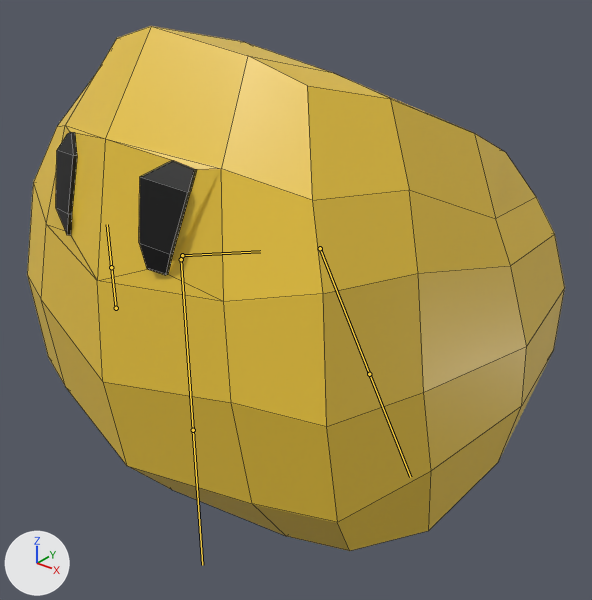
A saved change to the FBX model Assets/Prefabs/Models/SurvivorBlob.fbx.
Both versions are drawn from a camera (50 mm lens) standing at (1.093, -1.373, 1.201) and looking at (0.071, -0.095, 0.409). The lights are fixed; the arrows at lower left show +X, +Y and +Z. Both versions are drawn at frame 45 of the action 'Armature|Idle'; the numbers are the values there. The bones that bend it are drawn over the model as lines. Mesh edges are drawn as thin lines.
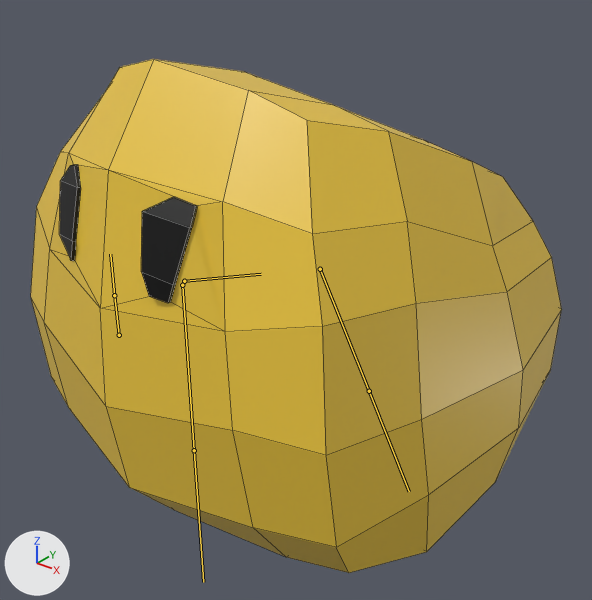
Commit message: Adjusted ffloating in idle animation

What the commit changed:
Bone 'Body' (bone_body) moves from (0.362, -0.059, -0.027) to (0.245, -0.049, -0.022).

Changed parts and their boxes (x1, y1, x2, y2) in the pictures (592 x 600 px):
'Cube', posed
    before: (27, 26, 565, 551)
    after: (30, 59, 562, 573)
bone 'Body', root to tip
    before: (182, 255) to (260, 251)
    after: (184, 281) to (261, 274)
